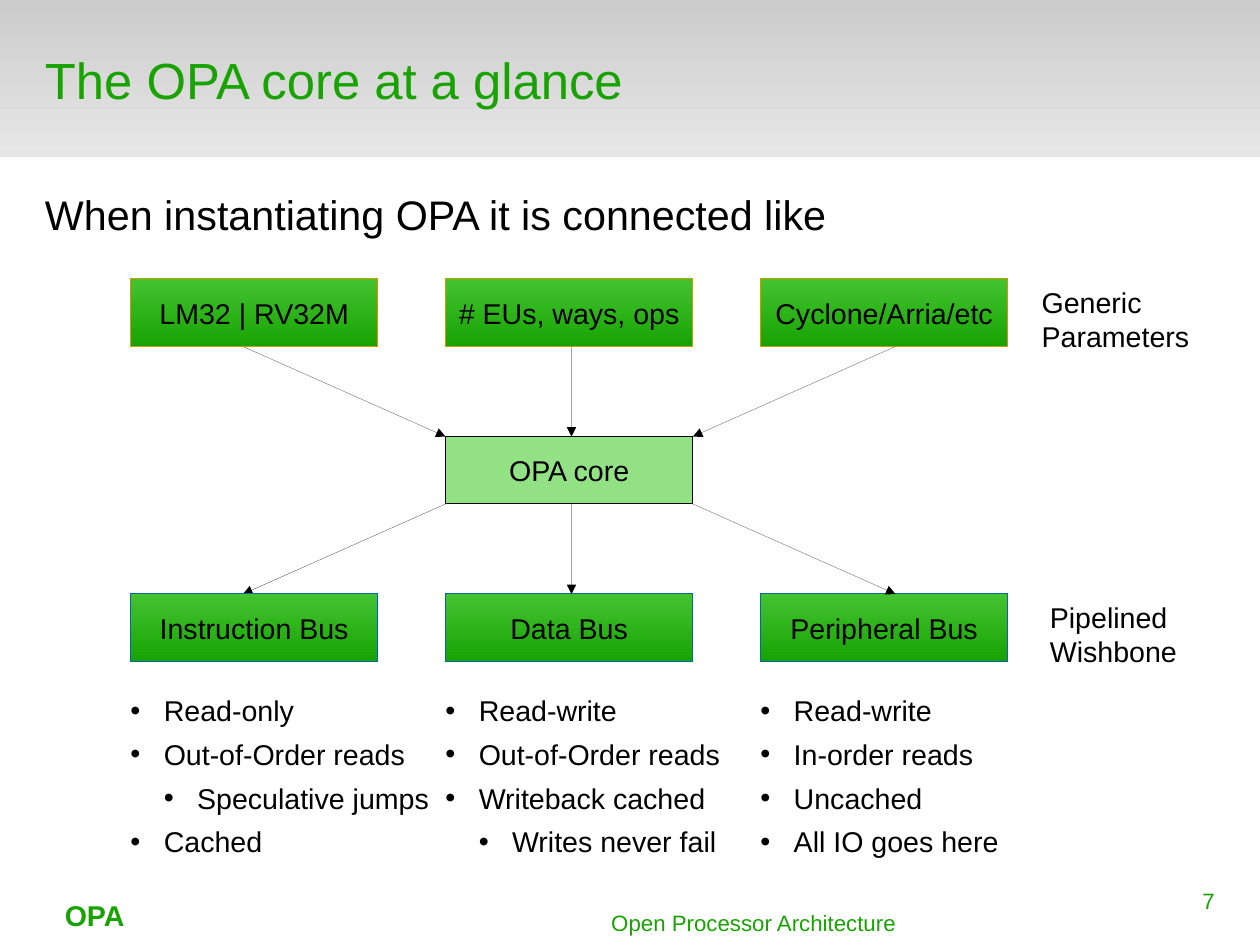
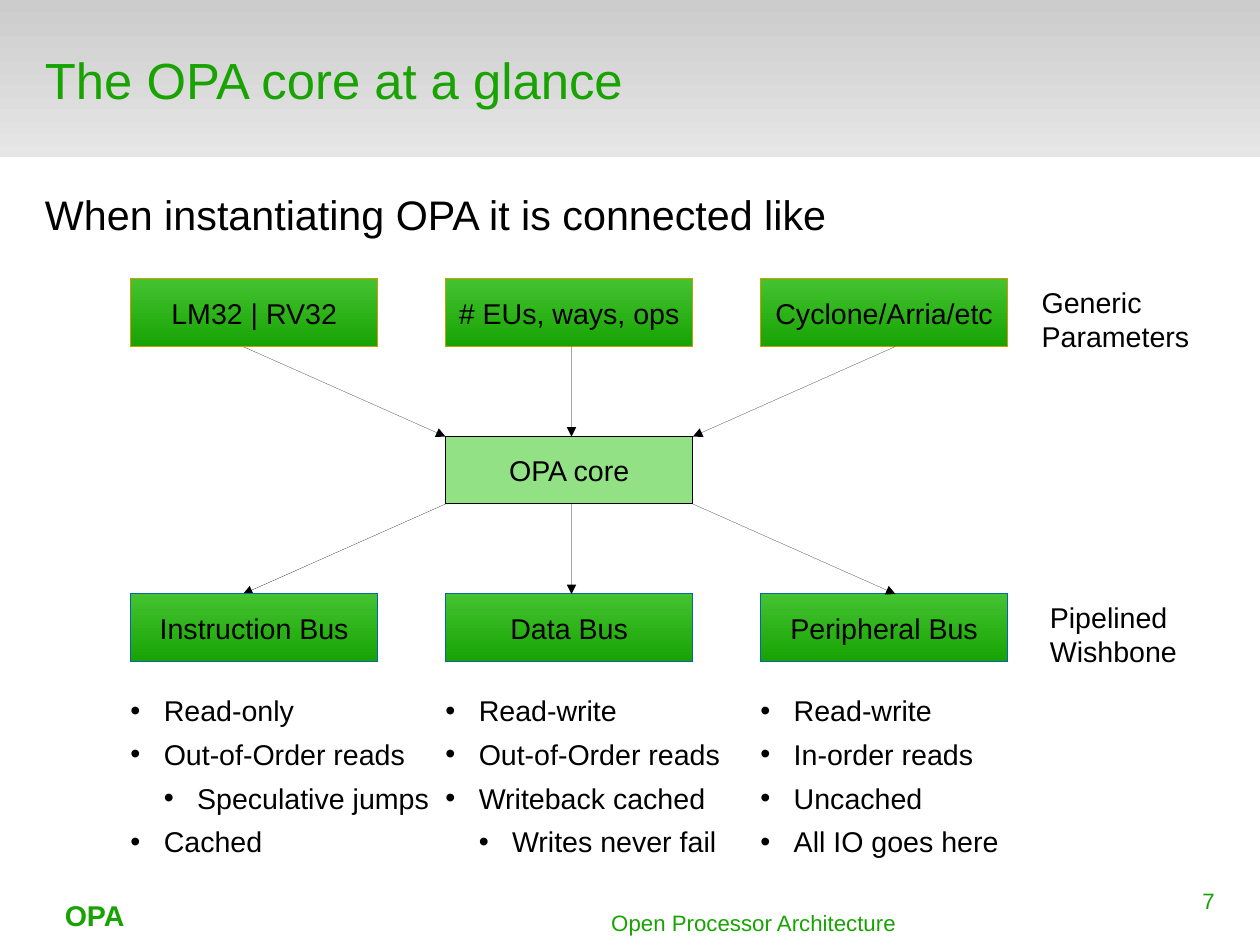
Before and after one commit to terpstra/opa, a slide deck: slide 7 of docs/orconf2015.odp. Drawn at 1260x945 pixels with LibreOffice and Linux fonts; fonts in the diff are those of the drawing; background and template pictures are left out. Boxes give left, top, right and bottom in pixels: in the first picture for what was removed or moved away, otherwise in the second. Text is boxed around its words. In the diff, an @@ line names an element or a change of style, - is before the commit and + after.

```diff
--- a/docs/orconf2015.odp
+++ b/docs/orconf2015.odp
@@ text in rectangle at (171, 304, 337, 325): text changed @@
-LM32 | RV32M
+LM32 | RV32
```
Also in this commit, not shown: 4 other slides changed, 2 slides added.
